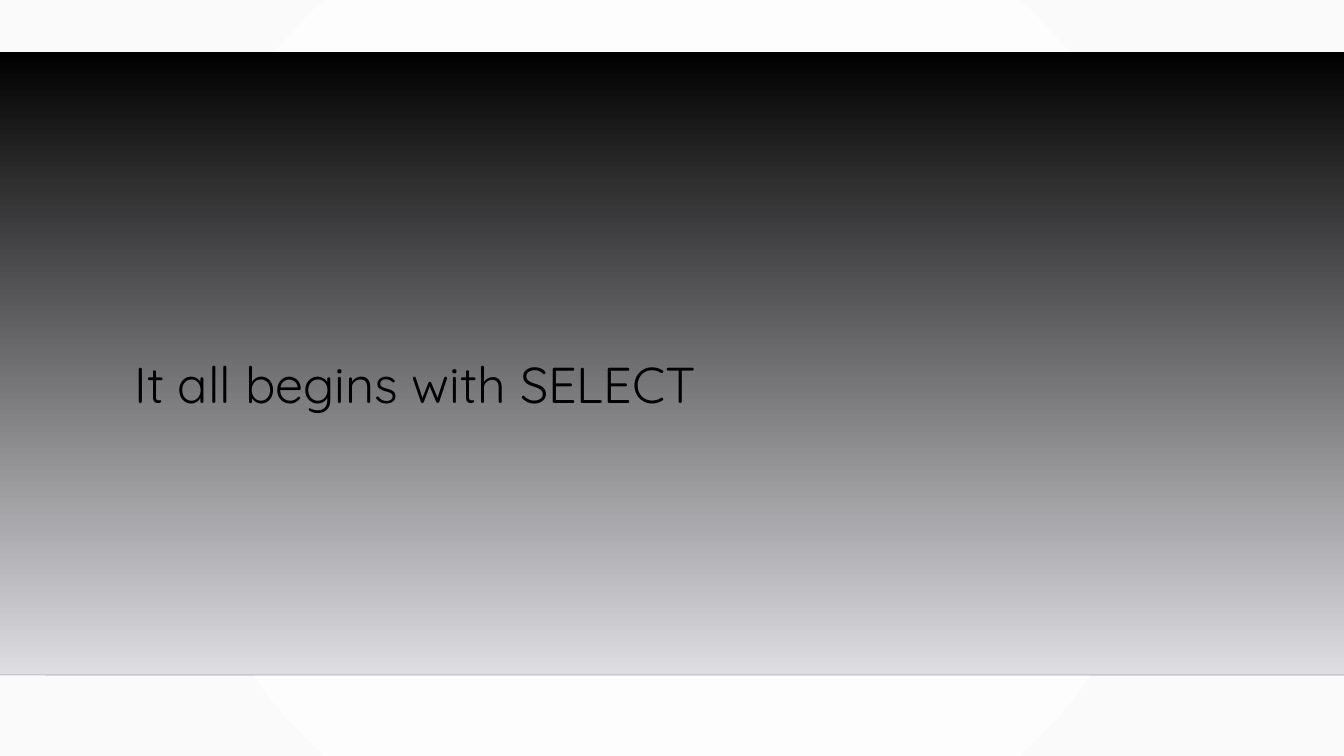
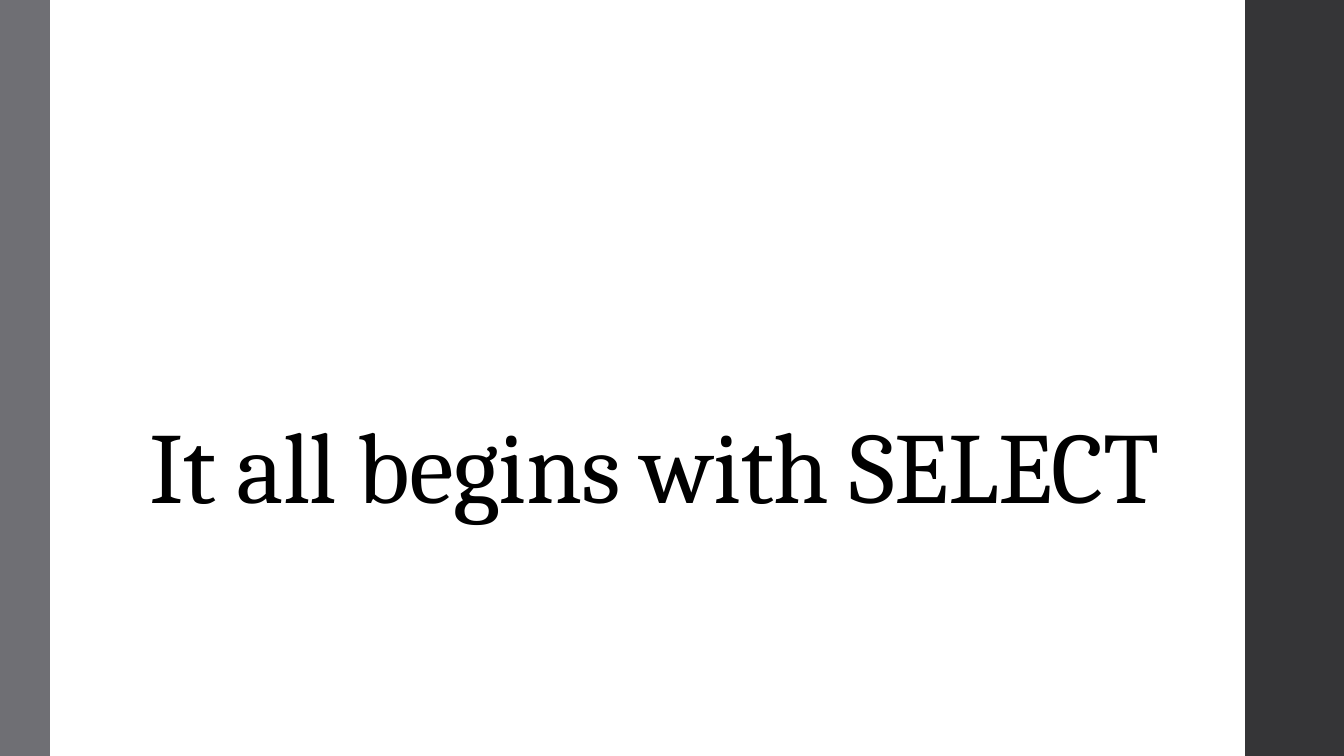
Before and after one commit to MGIS-UMN/GIS5577_week2, a slide deck: slide 15 of BASIC_SQL.odp. Drawn at 1344x756 pixels with LibreOffice and Linux fonts; fonts in the diff are those of the drawing; background and template pictures are left out. Boxes give left, top, right and bottom in pixels: in the first picture for what was removed or moved away, otherwise in the second. Text is boxed around its words. In the diff, an @@ line names an element or a change of style, - is before the commit and + after.

```diff
--- a/BASIC_SQL.odp
+++ b/BASIC_SQL.odp
@@ background gradient #FFFFFF to #FAFAFA to #FFFFFF @@
@@ freeform shape added at (0, 0, 50, 756), fill #6F6F74 @@
@@ freeform shape added at (1245, 0, 1344, 756), fill #353537 @@
@@ freeform shape removed at (0, 51, 1344, 675) @@
@@ title "It all begins with SELECT": place and size @@
-title "It all begins with SELECT" at (135, 366, 696, 413)
+title "It all begins with SELECT" at (149, 433, 1160, 525)
@@ title "It all begins with SELECT" at (149, 433, 1160, 525): size 36 to 72 pt, font Quicksand to Cambria, letter spacing 0 to -0.5 pt; line spacing 0.9 to 0.85 @@
@@ line removed from (0, 675) to (1344, 675) @@
```
Also in this commit, not shown: 30 other slides changed.
